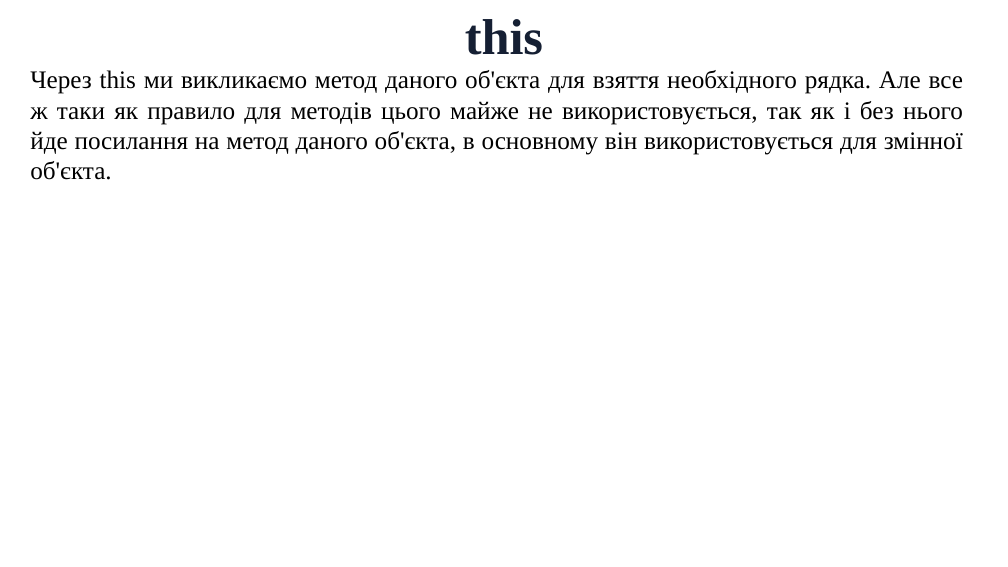
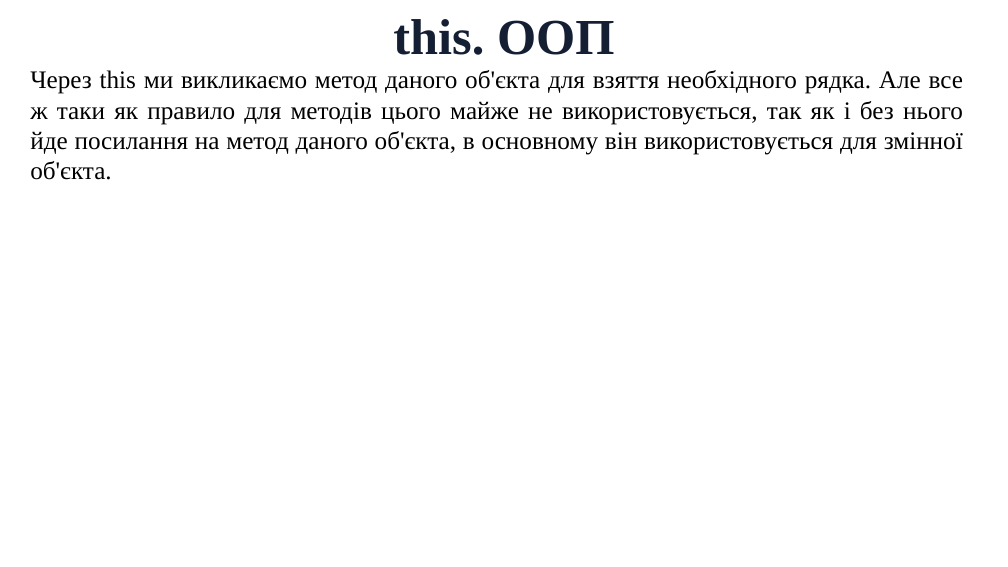
Before and after one commit to arg3ntuum/JavaCourse, a slide deck: slide 20 of Java Урок 6 Методи.pptx. Drawn at 1008x567 pixels with LibreOffice and Linux fonts; fonts in the diff are those of the drawing. Boxes give left, top, right and bottom in pixels: in the first picture for what was removed or moved away, otherwise in the second. Text is boxed around its words. In the diff, an @@ line names an element or a change of style, - is before the commit and + after.

```diff
--- a/Java Урок 6 Методи.pptx
+++ b/Java Урок 6 Методи.pptx
@@ text at (393, 19, 615, 55): text changed @@
-this
+this. ОOП
```
Also in this commit, not shown: 4 other slides changed, 5 other files.
